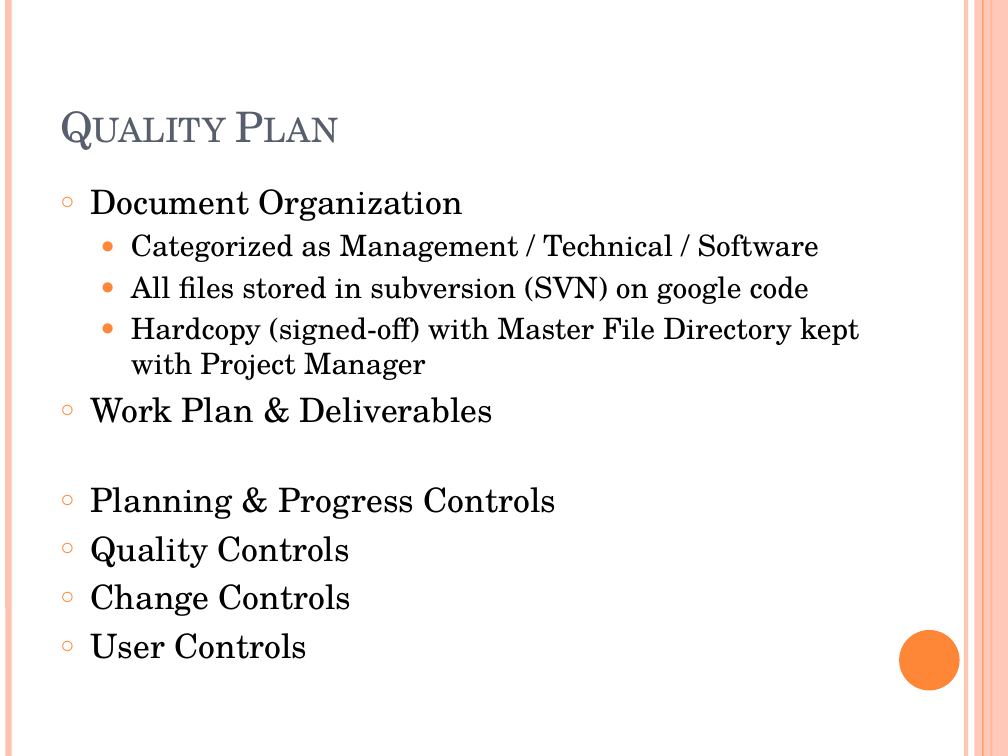
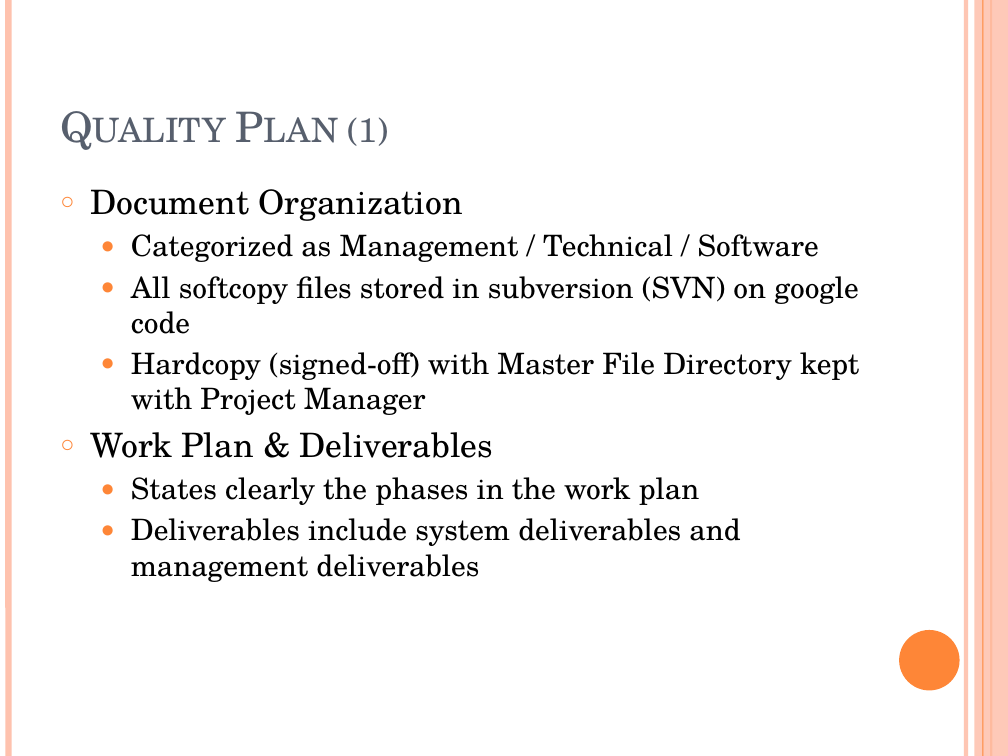
Before and after one commit to rankorth/cylinders-orders-management-system, a slide deck: slide 8 of Documentation/Management/Communications/Internal Correspondence/MTech Presentation [09 Apr 2011] (Alvin).pptx (slide 7 before the commit). Drawn at 1008x756 pixels with LibreOffice and Linux fonts; fonts in the diff are those of the drawing. Boxes give left, top, right and bottom in pixels: in the first picture for what was removed or moved away, otherwise in the second. Text is boxed around its words. In the diff, an @@ line names an element or a change of style, - is before the commit and + after.

```diff
--- a/Documentation/Management/Communications/Internal Correspondence/MTech Presentation [09 Apr 2011] (Alvin).pptx
+++ b/Documentation/Management/Communications/Internal Correspondence/MTech Presentation [09 Apr 2011] (Alvin).pptx
@@ title at [348, 117, 389, 146]: text changed @@
-Quality Plan
+Quality Plan (1)
@@ text at [131, 276, 859, 334]: text changed @@
-  ● All files stored in subversion (SVN) on google code
+  ● All softcopy files stored in subversion (SVN) on google code
@@ text at [131, 477, 740, 582]: text changed; size 24 to 21 pt @@
-○ Planning & Progress Controls
-○ Quality Controls
-○ Change Controls
-○ User Controls
+  ● States clearly the phases in the work plan
+  ● Deliverables include system deliverables and management deliverables
```
Also in this commit, not shown: 1 other slide changed, 3 slides added, 1 other file.
